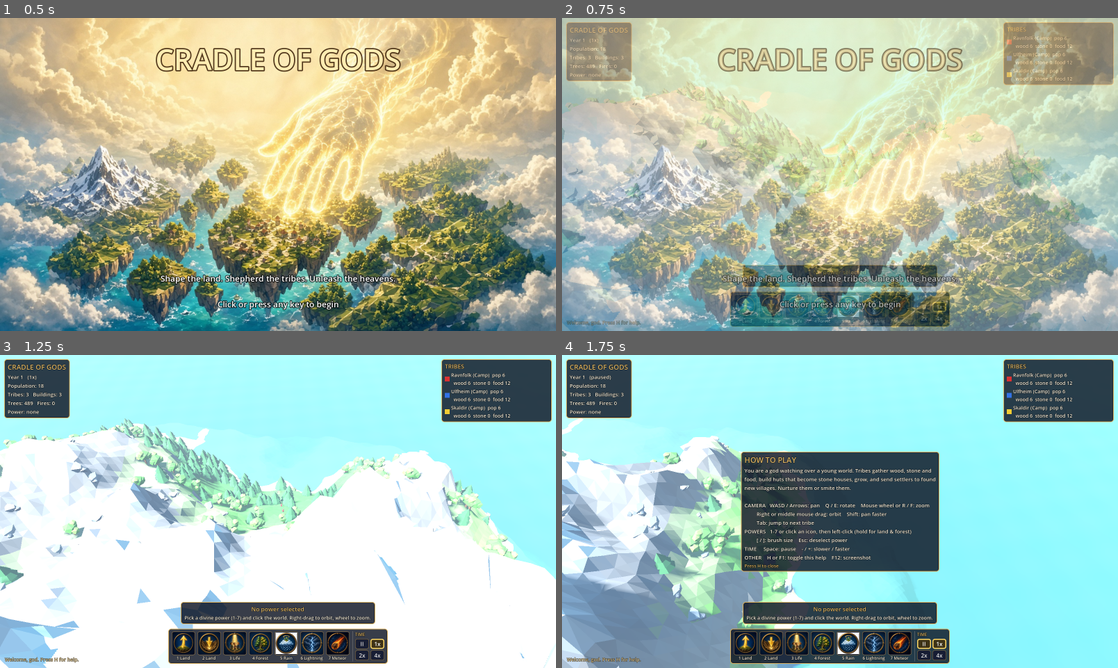
Above: before the commit, frames 1-4 (two rows, left to right).
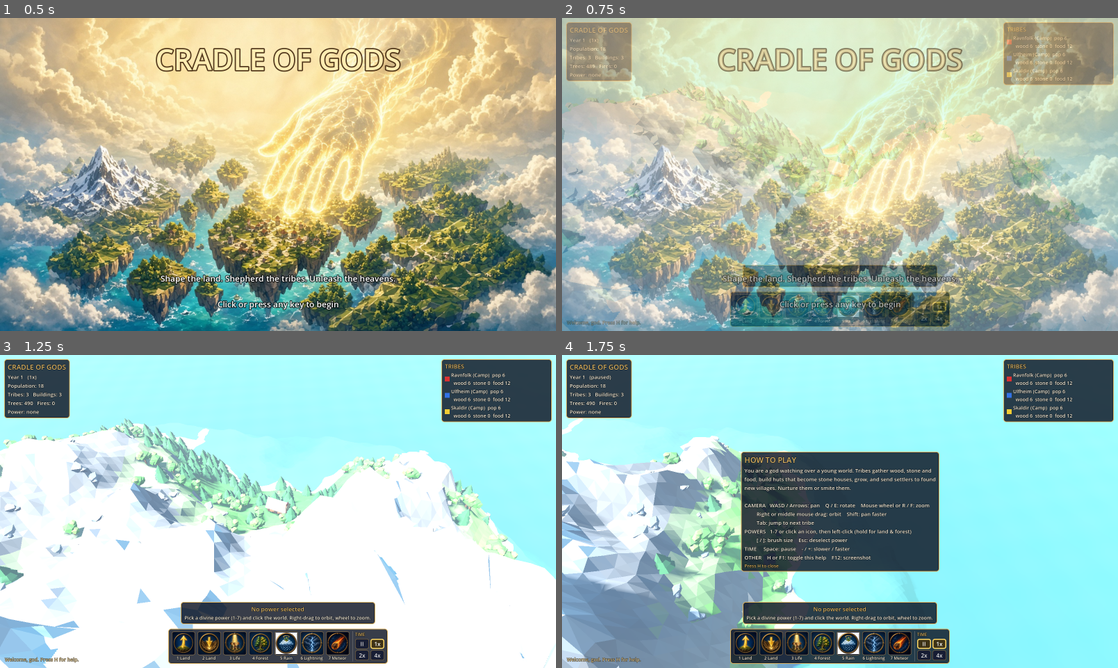
Above: after the commit, the same moments.

Repository: varneykirk55-collab/Cradle-of-gods
Game: Godot game, scene res://scenes/main.tscn
Two runs of this game, one before a commit and one after it. Both use one fixed random seed, a clock stepped at 60 frames per second and the inputs below.
Inputs (mouse positions are in pixels of both pictures, inside the frame that each line leads up to):
- Up to frame 1 (0.5 s): no input
- Up to frame 2 (0.75 s): click (745, 305) at 0.52 s
- Up to frame 3 (1.25 s): no input
- Up to frame 4 (1.75 s): tap H at 1.25 s; move the mouse to (962, 495) at 1.27 s; hold D from 1.28 s (still down); hold Shift from 1.28 s (still down); click (962, 495) at 1.42 s; tap Space at 1.52 s

Frame 1 is identical in both runs. In frame 2, 0.2% of the frame differs, in the area x 47-53%, y 45-52%; in frame 3, 0.2%, in the area x 4-53%, y 15-52%; in frame 4, less than 0.1%.
Error before the commit: Cannot call method 'instantiate' on a null value. (res://scripts/assets.gd:14)

Commit message:
Fix hall model, economy balance, bush regrowth; headless autotest passes (15 checks)

Diff:
--- a/scripts/main.gd
+++ b/scripts/main.gd
@@ -253,8 +253,14 @@
 	powers.cooldown = 0.0
 	powers.cast(5, victim.position, 0.0)
 	if not _check("lightning kills", sim.stats["deaths"] > d0 and victim.dead, "deaths %d -> %d" % [d0, sim.stats["deaths"]]): fails += 1
-	var fires := sim.fires.size()
-	print("INFO fires after lightning: %d" % fires)
+	var ftree = sim.find_nearest(Vector3.ZERO, WorldSim.RES_TREE, 200.0)
+	var trees_before := sim.count_type(WorldSim.RES_TREE)
+	if ftree != null:
+		powers.cooldown = 0.0
+		powers.cast(5, ftree.pos, 0.0)
+	if not _check("lightning ignites trees", sim.fires.size() > 0, "fires=%d" % sim.fires.size()): fails += 1
+	for i in 20: sim.update(0.5)
+	print("INFO after 10s of fire: fires=%d trees %d -> %d" % [sim.fires.size(), trees_before, sim.count_type(WorldSim.RES_TREE)])
 	# --- meteor on a village
 	var target: Vector3 = sim.live_tribes()[1].center if sim.live_tribes().size() > 1 else t0.center
 	var bb := sim.building_count()
--- a/scripts/villager.gd
+++ b/scripts/villager.gd
@@ -137,6 +137,9 @@
 		_wander(position, 12.0)
 		return
 	var want: int = sim.wanted_resource(tribe)
+	if want < 0:
+		_wander(tribe.center, 9.0)
+		return
 	res = sim.find_nearest(position, want, 42.0)
 	if res == null:
 		for alt in [WorldSim.RES_BUSH, WorldSim.RES_TREE, WorldSim.RES_ROCK]:
--- a/scripts/world_sim.gd
+++ b/scripts/world_sim.gd
@@ -13,6 +13,7 @@
 const MAX_TRIBES := 8
 const MAX_POP := 400
 const HOUSING := {"hall": 4, "hut": 3, "house": 6}
+const MODEL := {"hall": "townhall", "hut": "hut", "house": "house"}
 const BUILD_WORK := {"hall": 10.0, "hut": 7.0, "house": 12.0}
 const TRIBE_NAMES := ["Ravnfolk", "Ulfheim", "Skaldir", "Eikvald", "Solbrand", "Myrvik", "Hrafnir", "Isgard", "Bjarkan", "Torvik"]
 const TRIBE_COLORS := [Color(0.85, 0.2, 0.2), Color(0.2, 0.45, 0.9), Color(0.95, 0.8, 0.2), Color(0.6, 0.3, 0.85),
@@ -328,8 +329,12 @@
 	if t.food < pop * 1.5 + 4.0: return RES_BUSH
 	if t.wood < 18.0 + pop: return RES_TREE
 	if t.stone < 12.0 and _has_built(t, "hut"): return RES_ROCK
-	var roll := rng.randf()
-	return RES_BUSH if roll < 0.4 else (RES_TREE if roll < 0.75 else RES_ROCK)
+	var opts: Array = []
+	if t.food < 30.0 + pop * 3.0: opts.append_array([RES_BUSH, RES_BUSH])
+	if t.wood < 40.0 + pop * 2.0: opts.append(RES_TREE)
+	if t.stone < 30.0 + pop: opts.append(RES_ROCK)
+	if opts.is_empty(): return -1  # stores are full: rest / stroll
+	return opts[rng.randi() % opts.size()]
 
 func _has_built(t: Tribe, type: String) -> bool:
 	for b in t.buildings:
@@ -349,7 +354,7 @@
 	b.tribe = t
 	b.pos = Vector3(pos.x, terrain.height_at(pos.x, pos.z), pos.z)
 	var mi := MeshInstance3D.new()
-	mi.mesh = Assets.mesh(type)
+	mi.mesh = Assets.mesh(MODEL[type])
 	add_child(mi)
 	mi.position = b.pos
 	mi.rotation.y = rng.randf() * TAU if type != "hall" else rng.randf_range(-0.3, 0.3)
@@ -419,7 +424,7 @@
 	if pending_site(t) == null:
 		if not has_hall:
 			place_building(t, "hall", t.center)
-		elif t.wood >= 10.0 and pop >= cap - 1 and t.buildings.size() < 30:
+		elif t.wood >= 10.0 and pop >= cap - 2 and t.buildings.size() < 30:
 			var spot = _building_spot(t)
 			if spot != null:
 				t.wood -= 10.0
@@ -433,9 +438,6 @@
 					b.built = false
 					b.work = 0.0
 					b.node.mesh = Assets.mesh("house")
-					b.node.set_surface_override_material(0, null)
-					for i in b.node.get_surface_override_material_count():
-						b.node.set_surface_override_material(i, null)
 					Assets.apply_tribe(b.node, t.color)
 					b.node.scale = Vector3(1, 0.08, 1)
 					break
@@ -667,13 +669,20 @@
 	if _spread_t <= 0.0:
 		_spread_t = 0.5
 		if not resources.is_empty():
-			for i in 2:
+			for i in 3:
 				var src: Res = resources[rng.randi() % resources.size()]
 				if src.type == RES_ROCK or src.burning: continue
 				var p := src.pos + Vector3(rng.randf_range(-3, 3), 0, rng.randf_range(-3, 3))
 				var fert := terrain.fertility_at(p.x, p.z)
-				if can_grow_tree(p) and rng.randf() < 0.35 + fert * 0.6 and resources_in_radius(p, 1.2).is_empty():
+				if can_grow_tree(p) and rng.randf() < 0.5 + fert * 0.6 and resources_in_radius(p, 1.2).is_empty():
 					add_resource(src.type if rng.randf() < 0.8 else RES_BUSH, p, true)
+			# wild berry bushes keep reappearing in grassland
+			if count_type(RES_BUSH) < 160:
+				for i in 2:
+					var bp := Vector3(rng.randf_range(-74, 74), 0, rng.randf_range(-74, 74))
+					var bb := terrain.biome_at(bp.x, bp.z)
+					if bb == Terrain.Biome.GRASS or bb == Terrain.Biome.FOREST or (terrain.fertility_at(bp.x, bp.z) > 0.2 and can_grow_tree(bp)):
+						add_resource(RES_BUSH, bp, true)
 
 func prewarm(seconds: float) -> void:
 	var t := 0.0
